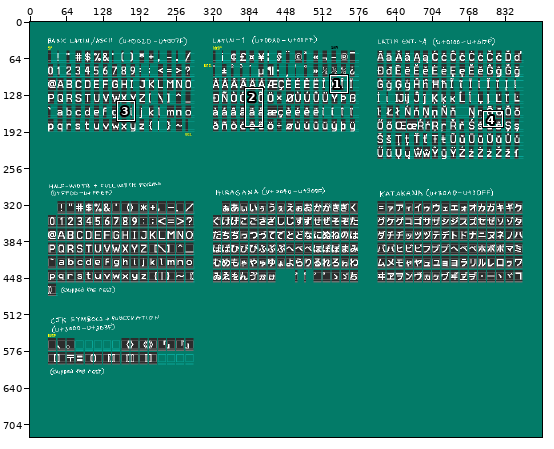
Two states of a pixel-art file, june.aseprite. The picture above shows the old version from afar; the outline marks the close-up.
Close-up. As it was:
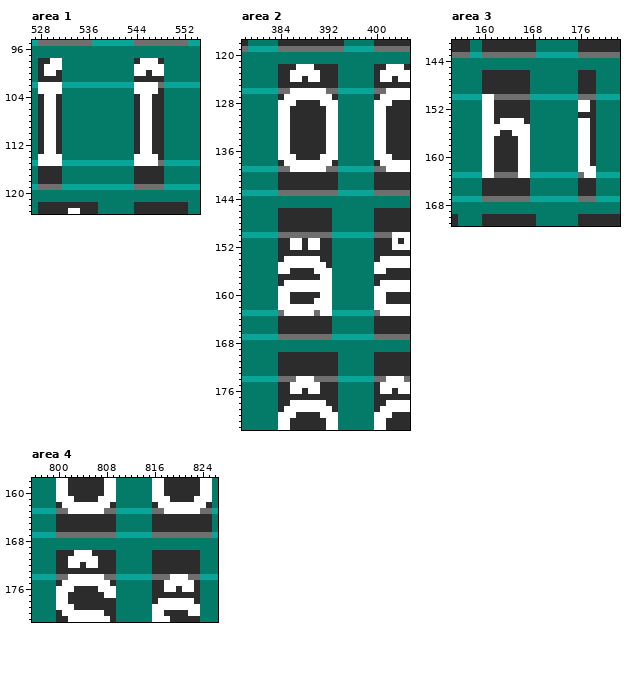
896x727 pixels, 1 frame. Shown: area 1: x 527..554, y 95..123; area 2: x 378..405, y 118..182; area 3: x 155..182, y 141..171; area 4: x 796..826, y 158..181. The commit also changed other parts of the picture, which this record leaves out.
And afterwards:
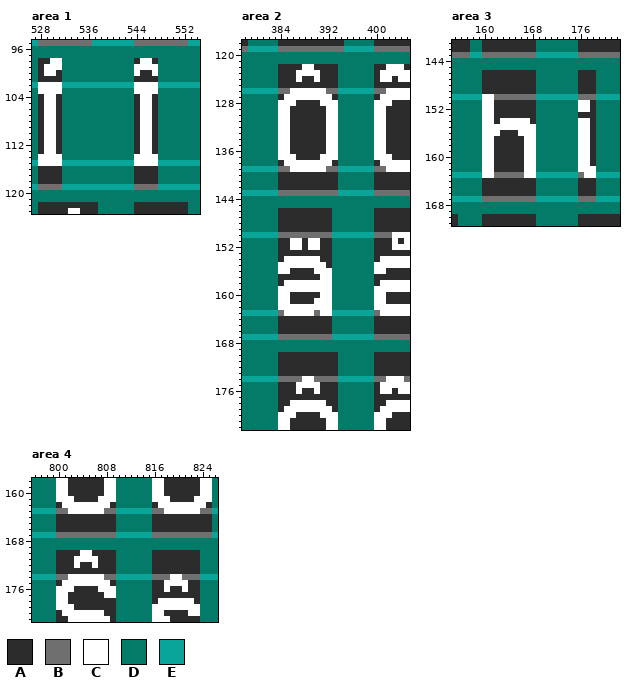
Palette (. is transparent): A #2c2c2c  B #6f6f6f  C #ffffff  D #037b68  E #08a598
Changes in this commit:
--- area 1, layers "glyphs", "proc bounds"
@@ x 543..550 @@
  97 DDDDDDDD
- 98 DACCCADD
- 99 DCCCCCDD
-100 DCCACCDD
-101 DAAAAADD
-102 ECCCCBEE
-103 DCCCCADD
-104 DACCAADD
-105 DACCAADD
-106 DACCAADD
-107 DACCAADD
-108 DACCAADD
-109 DACCAADD
-110 DACCAADD
-111 DACCAADD
-112 DACCAADD
-113 DACCAADD
-114 DCCCCADD
-115 ECCCCBEE
-116 DAAAAADD
-117 DAAAAADD
-118 DAAAAADD
-119 EBBBBBEE
+ 98 DACCADDD
+ 99 DCCCCDDD
+100 DCAACDDD
+101 DAAAADDD
+102 ECCCCEEE
+103 DCCCCDDD
+104 DACCADDD
+105 DACCADDD
+106 DACCADDD
+107 DACCADDD
+108 DACCADDD
+109 DACCADDD
+110 DACCADDD
+111 DACCADDD
+112 DACCADDD
+113 DACCADDD
+114 DCCCCDDD
+115 ECCCCEEE
+116 DAAAADDD
+117 DAAAADDD
+118 DAAAADDD
+119 EBBBBEEE
 120 DDDDDDDD
--- area 2, layer "glyphs"
@@ x 384..391 @@
 121 DDDDDDDD
-122 AAACCCAA
-123 AACCCCCA
-124 AACCACCA
+122 AAAACCAA
+123 AAACCCCA
+124 AAACAACA
 125 AAAAAAAA
@@ x 384..391 @@
 173 AAAAAAAA
-174 BBBCCCBB
-175 AACCCCCA
-176 AACCACCA
+174 BBBBCCBB
+175 AAACCCCA
+176 AAACAACA
 177 AAAAAAAA
--- area 3, layers "glyphs", "proc bounds"
@@ x 163..170 @@
 145 DDDDDDDD
-146 AAAAADDD
-147 AAAAADDD
-148 AAAAADDD
-149 AAAAADDD
-150 BBBBBEEE
-151 AAAAADDD
-152 AAAAADDD
-153 AAAAADDD
-154 CCCCADDD
-155 CCCCCDDD
-156 AACCCDDD
-157 AAACCDDD
-158 AAACCDDD
-159 AAACCDDD
-160 AAACCDDD
-161 AAACCDDD
-162 AAACCDDD
-163 BBBCCEEE
-164 AAAAADDD
-165 AAAAADDD
-166 AAAAADDD
-167 BBBBBEEE
+146 AAAAAADD
+147 AAAAAADD
+148 AAAAAADD
+149 AAAAAADD
+150 BBBBBBEE
+151 AAAAAADD
+152 AAAAAADD
+153 AAAAAADD
+154 CCCCCADD
+155 CCCCCCDD
+156 AAACCCDD
+157 AAAACCDD
+158 AAAACCDD
+159 AAAACCDD
+160 AAAACCDD
+161 AAAACCDD
+162 AAAACCDD
+163 BBBBCCEE
+164 AAAAAADD
+165 AAAAAADD
+166 AAAAAADD
+167 BBBBBBEE
 168 DDDDDDDD
--- area 4, layer "glyphs"
@@ x 796..826 @@
 169 DDDDDDDDDDDDDDDDDDDDDDDDDDDDDDD
-170 DDDDAAACCCAAAADDDDDDAAAAAAAADDD
-171 DDDDAACCCCCAAADDDDDDAAAAAAAADDD
-172 DDDDAACCACCAAADDDDDDAAAAAAAADDD
+170 DDDDAAAACCAAAADDDDDDAAAAAAAADDD
+171 DDDDAAACCCCAAADDDDDDAAAAAAAADDD
+172 DDDDAAACAACAAADDDDDDAAAAAAAADDD
 173 DDDDAAAAAAAAAADDDDDDAAAAAAAADDD
-174 EEEEBBCCCCCCBBEEEEEEBBBCCCBBEEE
-175 DDDDACCCCCCCCADDDDDDAACCCCCADDD
-176 DDDDCCCAAAACCCDDDDDDAACCACCADDD
+174 EEEEBBCCCCCCBBEEEEEEBBBCCBBBEEE
+175 DDDDACCCCCCCCADDDDDDAACCCCAADDD
+176 DDDDCCCAAAACCCDDDDDDAACAACAADDD
 177 DDDDCCAAAAAACCDDDDDDAAAAAAAADDD
Where, in picture pixels (left, top, right, bottom), the same in both close-ups:
changed: (140, 58, 164, 190)
changed: (290, 64, 314, 82)
changed: (290, 376, 314, 394)
changed: (512, 70, 536, 202)
changed: (68, 550, 92, 568)
changed: (170, 574, 194, 592)
